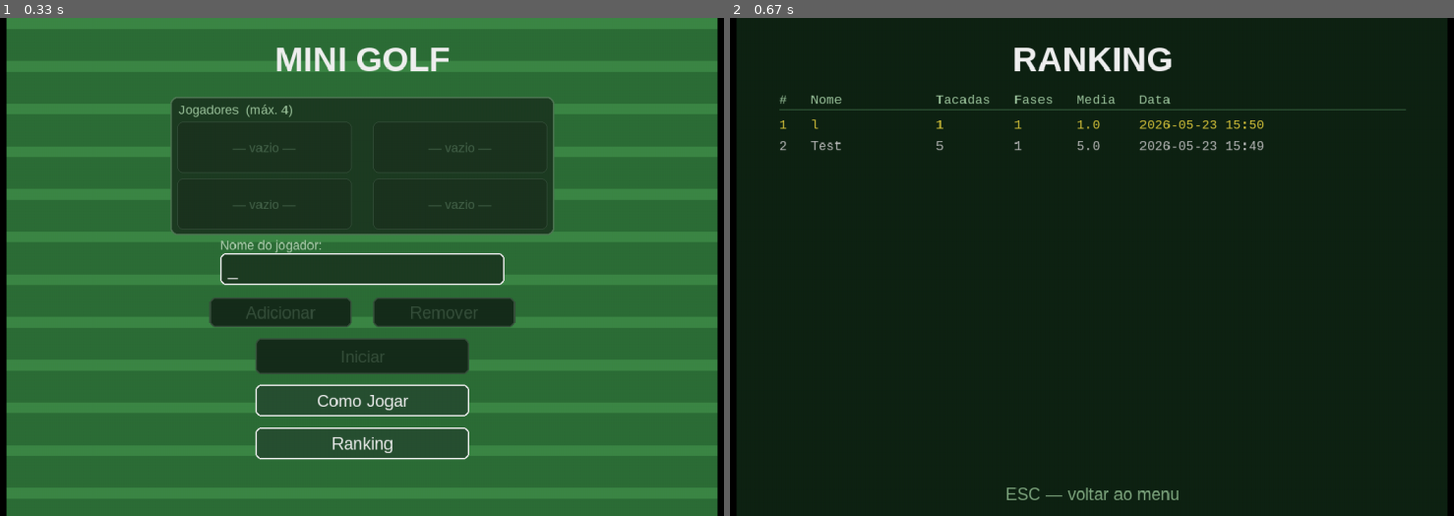
Above: before the commit, frames 1-2 (left to right).
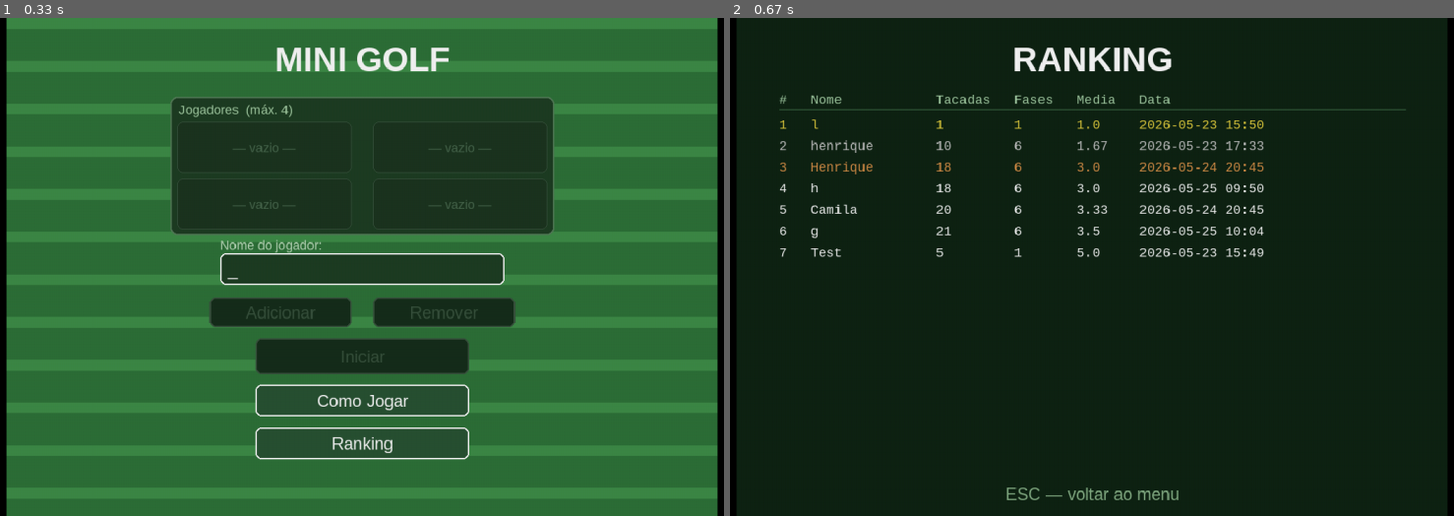
Above: after the commit, the same moments.

Repository: julnpires/PYGAME_2026.1
Game: pygame game, started from inicio.py
Two runs of this game, one before a commit and one after it. Both use one fixed random seed, a clock stepped at 60 frames per second and the inputs below.
Inputs (mouse positions are in pixels of both pictures, inside the frame that each line leads up to):
- Up to frame 1 (0.33 s): no input
- Up to frame 2 (0.67 s): press the mouse at (1092, 441) at 0.37 s; move the mouse to (1026, 276) at 0.47 s; release the mouse at (961, 112) at 0.6 s

Frame 1 is identical in both runs. In frame 2, 1.5% of the frame differs, in the area x 6-74%, y 24-49%.

Commit message:
fases corrigidas

Diff:
--- a/inicio.py
+++ b/inicio.py
@@ -64,9 +64,9 @@
             ],
             areias=[Areia(380, 500, 220, 110)],
             aguas=[Agua(600, 480, 130, 120)],
-            tuneis=[Tunel((250, 620), (310, 330), COR_TUNEL_1)],
-            esteiras=[Esteira(775, 310, 50, 250, 0, -1, 0.52)],
-            paredes_moveis=[ParedeMovel(755, 295, 175, 25, 755, 440, velocidade=1.0)],
+            tuneis=[Tunel((190, 560), (780, 500), COR_TUNEL_1)],
+            esteiras=[Esteira(800, 340, 50, 250, 0, -1, 0.35)],
+            paredes_moveis=[ParedeMovel(775, 300, 175, 25, 745, 455, velocidade=1.3)],
         ),
 
         Fase(
@@ -77,8 +77,8 @@
                 Parede(450, 80, 30, 130), Parede(450, 490, 30, 140),
             ],
             aguas=[Agua(380, 230, 240, 240)],
-            tuneis=[Tunel((280, 350), (720, 350), COR_TUNEL_2)],
-            paredes_moveis=[ParedeMovel(370, 110, 30, 100, 370, 480, velocidade=1.2)],
+            tuneis=[Tunel((260, 220), (760, 470), COR_TUNEL_2)],
+            paredes_moveis=[ParedeMovel(800, 110, 30, 100, 800, 480, velocidade=1.2)],
         ),
 
         Fase(
@@ -90,10 +90,10 @@
                 Parede(620, 380, 30, 260), Parede(380, 380, 270, 30),
                 Parede(750, 200, 30, 200),
             ],
-            areias=[Areia(700, 60, 80, 130)],
-            aguas=[Agua(110, 540, 110, 110)],
-            tuneis=[Tunel((340, 200), (820, 480), COR_TUNEL_3)],
-            esteiras=[Esteira(280, 340, 90, 40, 1, 0, 0.25)],
+            areias=[Areia(520, 220, 80, 130)],
+            aguas=[Agua(300, 430, 110, 110)],
+            tuneis=[Tunel((300, 170), (800, 500), COR_TUNEL_3)],
+            esteiras=[Esteira(280, 340, 90, 40, 1, 0, 0.18)],
         ),
 
         Fase(
@@ -104,10 +104,10 @@
                 Parede(485, 30, 30, 640), Parede(515, 380, 470, 30),
             ],
             tuneis=[
-                Tunel((250, 200), (700, 180), COR_TUNEL_1),
-                Tunel((900, 250), (700, 540), COR_TUNEL_2),
-            ],
-            esteiras=[Esteira(560, 200, 280, 50, -1, 0, 0.25)],
+                Tunel((170, 250), (590, 240), COR_TUNEL_1),
+                Tunel((820, 320), (640, 560), COR_TUNEL_2),
+            ],
+            esteiras=[Esteira(500, 210, 360, 60, -1, 0, 0.48)],
         ),
 
         Fase(
@@ -116,14 +116,16 @@
                 Parede(0, 0, 1000, 30), Parede(0, 670, 1000, 30),
                 Parede(0, 0, 30, 700), Parede(970, 0, 30, 700),
                 Parede(60, 230, 700, 30), Parede(60, 440, 700, 30),
+                Parede(60, 150, 560, 30),
+                Parede(700, 150, 90, 30),
             ],
             esteiras=[
-                Esteira(150, 90, 600, 130, 1, 0, 0.28),
-                Esteira(150, 480, 600, 130, -1, 0, 0.22),
+                Esteira(150, 90, 420, 90, 1, 0, 0.18),
+                Esteira(180, 480, 420, 130, -1, 0, 0.28),
             ],
             paredes_moveis=[
-                ParedeMovel(250, 290, 30, 130, 450, 290, velocidade=1.4, fase_inicial=0.0),
-                ParedeMovel(550, 290, 30, 130, 700, 290, velocidade=1.6, fase_inicial=1.5),
+                ParedeMovel(250, 290, 30, 130, 450, 290, velocidade=1.8, fase_inicial=0.0),
+                ParedeMovel(550, 290, 30, 130, 700, 290, velocidade=2.0, fase_inicial=1.5),
             ],
         ),
     ]
--- a/ranking/ranking_golf.json
+++ b/ranking/ranking_golf.json
@@ -8,6 +8,41 @@
       "data": "2026-05-23 15:50"
     },
     {
+      "nome": "henrique",
+      "total_tacadas": 10,
+      "fases": 6,
+      "media": 1.67,
+      "data": "2026-05-23 17:33"
+    },
+    {
+      "nome": "Henrique",
+      "total_tacadas": 18,
+      "fases": 6,
+      "media": 3.0,
+      "data": "2026-05-24 20:45"
+    },
+    {
+      "nome": "h",
+      "total_tacadas": 18,
+      "fases": 6,
+      "media": 3.0,
+      "data": "2026-05-25 09:50"
+    },
+    {
+      "nome": "Camila",
+      "total_tacadas": 20,
+      "fases": 6,
+      "media": 3.33,
+      "data": "2026-05-24 20:45"
+    },
+    {
+      "nome": "g",
+      "total_tacadas": 21,
+      "fases": 6,
+      "media": 3.5,
+      "data": "2026-05-25 10:04"
+    },
+    {
       "nome": "Test",
       "total_tacadas": 5,
       "fases": 1,
Not shown, changed: README.md
